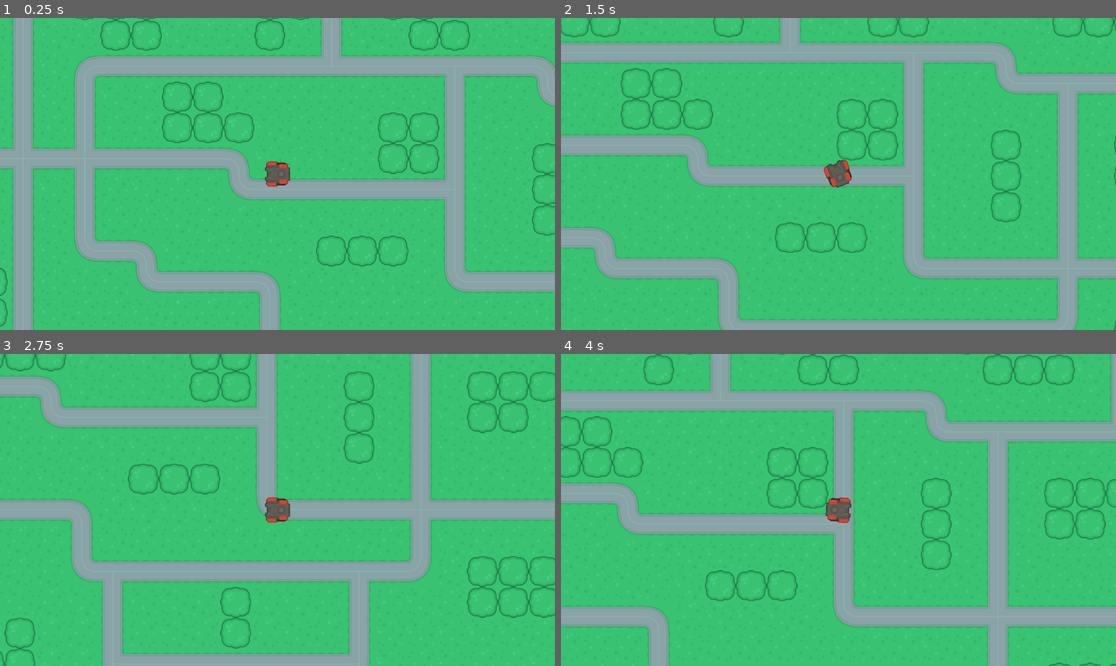
Above: before the commit, frames 1-4 (two rows, left to right).
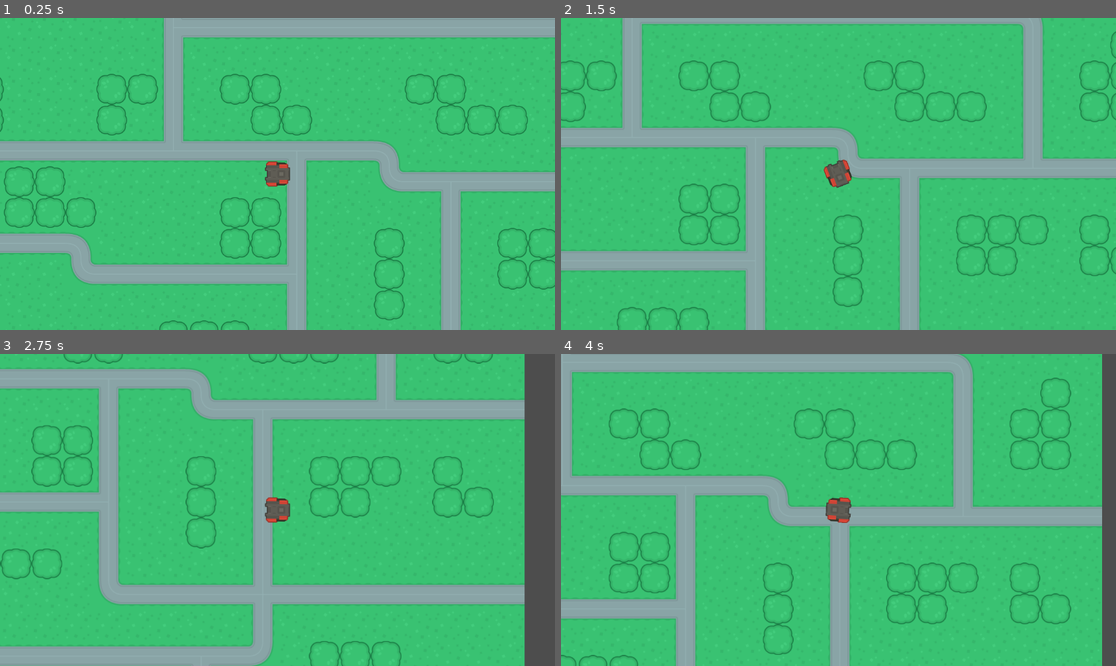
Above: after the commit, the same moments.

Repository: Rayuse/godot-4-topdown-controller
Game: Godot game, scene res://levels/test_level.tscn
The game is run twice, just before and just after one commit, with the same random seed, the same clock (stepped at 60 frames per second) and the same inputs. The project has no main scene, so this scene is started directly.
Inputs:
- Up to frame 1 (0.25 s): no input
- Up to frame 2 (1.5 s): tap Enter at 0.5 s; hold D (move_right) 0.53-1.28 s; hold S (move_down) from 1.28 s (still down)
- Up to frame 3 (2.75 s): release S (move_down) at 2.03 s; hold D (move_right) from 2.03 s (still down)
- Up to frame 4 (4 s): release D (move_right) at 2.78 s; hold W (move_up) 2.78-3.53 s; hold A (move_left) from 3.53 s (still down)

The runs differ from the first frame. In frame 1, 34% of the frame differs, in the area x 0-100%, y 0-100%; in frame 2, 33%; in frame 3, 37%; in frame 4, 36%.

Commit message:
changed tank position

Diff:
--- a/levels/test_level.tscn
+++ b/levels/test_level.tscn
@@ -19,4 +19,4 @@
 layer_1/tile_data = PackedInt32Array(196619, 5, 0, 786435, 5, 0, 786436, 5, 0, 720900, 5, 0, 458748, 5, 0, 524284, 5, 0 …(1880 unchanged characters)…
 
 [node name="Tank2" parent="." instance=ExtResource("2_4btf7")]
-position = Vector2(432, 256)
+position = Vector2(760, 80)
